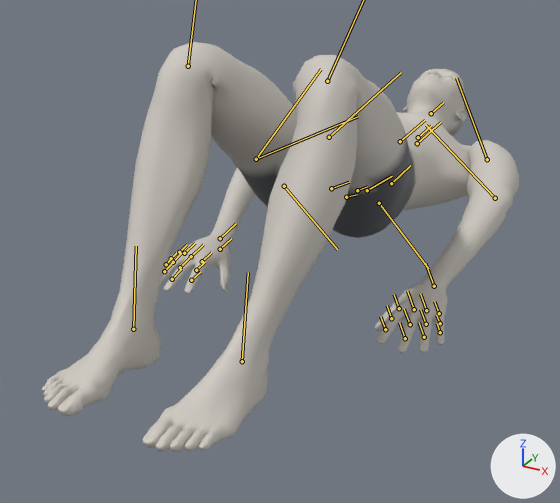
The glTF model exports/glute-bridge.glb, before and after one commit.
Before and after are seen from a 50 mm lens placed at (0.666, -1.434, 0.723), pointed at (-0.073, -0.091, 0.052). Arrows for +X, +Y and +Z are at lower right; the lights stay in place. The older version comes first. Both versions are drawn at frame 126 of the action 'glute-bridge'; the numbers are the values there. The bones that change, and the others that lie on the model, are drawn over the model as lines.
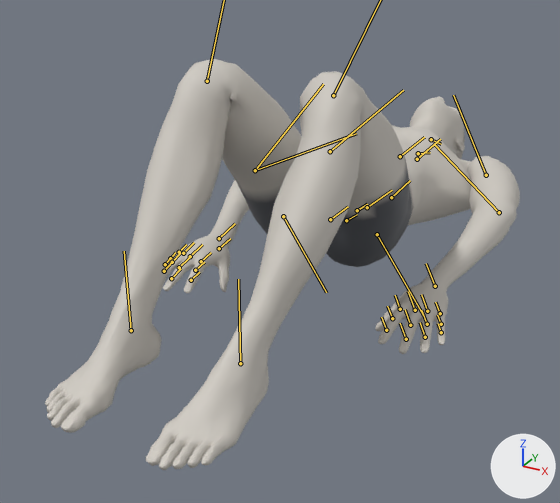
What differs and where, as boxes (x1, y1, x2, y2) in the pictures (560 x 503 px):
```json
{"object": "Mesh_0", "change": "posed", "before": [42, 42, 519, 452], "after": [45, 59, 520, 470]}
{"bone": "pelvis", "before": "(331, 188) to (349, 182)", "after": "(330, 219) to (348, 206)"}
{"bone": "spine_02", "before": "(357, 190) to (367, 186)", "after": "(357, 210) to (367, 204)"}
{"bone": "spine_03", "before": "(367, 190) to (392, 176)", "after": "(367, 207) to (392, 190)"}
{"bone": "spine_04", "before": "(391, 183) to (410, 165)", "after": "(391, 197) to (410, 180)"}
{"bone": "upperarm_l", "before": "(487, 159) to (456, 78)", "after": "(486, 175) to (453, 95)"}
{"bone": "lowerarm_l", "before": "(495, 198) to (426, 125)", "after": "(499, 212) to (434, 144)"}
{"bone": "hand_l", "before": "(434, 286) to (425, 263)", "after": "(435, 286) to (426, 263)"}
{"bone": "upperarm_r", "before": "(329, 137) to (401, 72)", "after": "(330, 151) to (403, 90)"}
{"bone": "lowerarm_r", "before": "(256, 159) to (358, 116)", "after": "(255, 170) to (356, 133)"}
{"bone": "hand_r", "before": "(220, 238) to (236, 223)", "after": "(219, 238) to (235, 223)"}
{"bone": "neck_01", "before": "(418, 137) to (431, 125)", "after": "(418, 153) to (430, 152)"}
{"bone": "head", "before": "(431, 113) to (443, 102)", "after": "(431, 139) to (441, 144)"}
{"bone": "thigh_l", "before": "(379, 203) to (428, 268)", "after": "(377, 234) to (423, 315)"}
{"bone": "foot_l", "before": "(242, 361) to (248, 272)", "after": "(240, 363) to (238, 279)"}
{"bone": "thigh_r", "before": "(284, 186) to (337, 249)", "after": "(283, 216) to (326, 292)"}
{"bone": "foot_r", "before": "(133, 329) to (136, 246)", "after": "(131, 330) to (124, 251)"}
```

The change, as JSON lines over the scene's bpy script:
```json
{"block": "bone_pelvis", "where": "bone_pelvis = bpy.data.objects['Body'].pose.bones['pelvis']  # child of 'Root'"}
{"op": "set", "path": "bone_pelvis.location", "old": "(-0.012, -0.801, 0.0)", "new": "(-0.01, -0.872, 0.0)"}
{"op": "set", "path": "bone_pelvis.rotation_quaternion", "old": "(0.659, 0.0, 0.0, 0.752)", "new": "(0.708, 0.0, 0.0, 0.706)", "note": "degrees (0, 0, 98) -> degrees (0, 0, 90)"}
{"block": "bone_spine_02", "where": "bone_spine_02 = bpy.data.objects['Body'].pose.bones['spine_02']  # child of 'spine_01'"}
{"op": "set", "path": "bone_spine_02.rotation_quaternion", "old": "(0.999, 0.0, 0.0, -0.037)", "new": "(1.0, 0.0, 0.0, -0.01)", "note": "degrees (0, 0, -4) -> degrees (0, 0, -1)"}
{"block": "bone_spine_03", "where": "bone_spine_03 = bpy.data.objects['Body'].pose.bones['spine_03']  # child of 'spine_02'"}
{"op": "set", "path": "bone_spine_03.rotation_quaternion", "old": "(0.999, 0.0, 0.0, -0.037)", "new": "(1.0, 0.0, 0.0, -0.01)", "note": "degrees (0, 0, -4) -> degrees (0, 0, -1)"}
{"block": "bone_spine_04", "where": "bone_spine_04 = bpy.data.objects['Body'].pose.bones['spine_04']  # child of 'spine_03'"}
{"op": "set", "path": "bone_spine_04.rotation_quaternion", "old": "(0.997, 0.0, 0.0, -0.072)", "new": "(0.999, 0.0, 0.0, -0.034)", "note": "degrees (0, 0, -8) -> degrees (0, 0, -4)"}
{"block": "bone_upperarm_l", "where": "bone_upperarm_l = bpy.data.objects['Body'].pose.bones['upperarm_l']  # child of 'clavicle_l'"}
{"op": "set", "path": "bone_upperarm_l.rotation_quaternion", "old": "(0.514, -0.09, -0.741, -0.421)", "new": "(0.513, -0.085, -0.733, -0.439)", "note": "degrees (-78, -123, 33) -> degrees (-81, -124, 35)"}
{"block": "bone_lowerarm_l", "where": "bone_lowerarm_l = bpy.data.objects['Body'].pose.bones['lowerarm_l']  # child of 'upperarm_l'"}
{"op": "set", "path": "bone_lowerarm_l.rotation_quaternion", "old": "(-0.982, -0.02, 0.071, 0.173)", "new": "(-0.984, -0.075, 0.044, 0.156)", "note": "degrees (4, -8, -20) -> degrees (9, -4, -18)"}
{"block": "bone_hand_l", "where": "bone_hand_l = bpy.data.objects['Body'].pose.bones['hand_l']  # child of 'lowerarm_l'"}
{"op": "set", "path": "bone_hand_l.rotation_quaternion", "old": "(-0.897, 0.131, -0.407, -0.117)", "new": "(-0.91, 0.178, -0.363, -0.094)", "note": "degrees (-12, 49, 9) -> degrees (-21, 44, 3)"}
{"block": "bone_upperarm_r", "where": "bone_upperarm_r = bpy.data.objects['Body'].pose.bones['upperarm_r']  # child of 'clavicle_r'"}
{"op": "set", "path": "bone_upperarm_r.rotation_quaternion", "old": "(-0.514, -0.09, -0.741, 0.421)", "new": "(-0.513, -0.085, -0.733, 0.439)", "note": "degrees (78, 123, 33) -> degrees (81, 124, 35)"}
{"block": "bone_lowerarm_r", "where": "bone_lowerarm_r = bpy.data.objects['Body'].pose.bones['lowerarm_r']  # child of 'upperarm_r'"}
{"op": "set", "path": "bone_lowerarm_r.rotation_quaternion", "old": "(-0.982, 0.02, -0.071, 0.173)", "new": "(-0.984, 0.075, -0.044, 0.156)", "note": "degrees (-4, 8, -20) -> degrees (-9, 4, -18)"}
{"block": "bone_hand_r", "where": "bone_hand_r = bpy.data.objects['Body'].pose.bones['hand_r']  # child of 'lowerarm_r'"}
{"op": "set", "path": "bone_hand_r.rotation_quaternion", "old": "(-0.897, -0.131, 0.407, -0.117)", "new": "(-0.91, -0.178, 0.363, -0.094)", "note": "degrees (12, -49, 9) -> degrees (21, -44, 3)"}
{"block": "bone_neck_01", "where": "bone_neck_01 = bpy.data.objects['Body'].pose.bones['neck_01']  # child of 'spine_04'"}
{"op": "set", "path": "bone_neck_01.rotation_quaternion", "old": "(1.0, 0.0, 0.0, -0.004)", "new": "(0.991, 0.0, 0.0, 0.134)", "note": "degrees (0, 0, 0) -> degrees (0, 0, 15)"}
{"block": "bone_head", "where": "bone_head = bpy.data.objects['Body'].pose.bones['head']  # child of 'neck_01'"}
{"op": "set", "path": "bone_head.rotation_quaternion", "old": "(1.0, 0.0, 0.0, -0.002)", "new": "(0.998, 0.0, 0.0, 0.065)", "note": "degrees (0, 0, 0) -> degrees (0, 0, 7)"}
{"block": "bone_thigh_l", "where": "bone_thigh_l = bpy.data.objects['Body'].pose.bones['thigh_l']  # child of 'pelvis'"}
{"op": "set", "path": "bone_thigh_l.rotation_quaternion", "old": "(0.959, -0.017, -0.004, 0.282)", "new": "(0.912, -0.033, 0.001, 0.408)", "note": "degrees (-2, 0, 33) -> degrees (-3, 2, 48)"}
{"block": "bone_calf_l", "where": "bone_calf_l = bpy.data.objects['Body'].pose.bones['calf_l']  # child of 'thigh_l'"}
{"op": "set", "path": "bone_calf_l.rotation_quaternion", "old": "(0.65, -0.027, 0.097, -0.754)", "new": "(0.648, -0.012, 0.08, -0.758)", "note": "degrees (-10, 5, -99) -> degrees (-8, 5, -99)"}
{"block": "bone_foot_l", "where": "bone_foot_l = bpy.data.objects['Body'].pose.bones['foot_l']  # child of 'calf_l'"}
{"op": "set", "path": "bone_foot_l.rotation_quaternion", "old": "(0.977, 0.089, -0.024, -0.194)", "new": "(0.94, 0.072, 0.0, -0.333)", "note": "degrees (11, -1, -22) -> degrees (8, 3, -39)"}
{"block": "bone_thigh_r", "where": "bone_thigh_r = bpy.data.objects['Body'].pose.bones['thigh_r']  # child of 'pelvis'"}
{"op": "set", "path": "bone_thigh_r.rotation_quaternion", "old": "(0.959, 0.017, 0.004, 0.282)", "new": "(0.912, 0.033, -0.001, 0.408)", "note": "degrees (2, 0, 33) -> degrees (3, -2, 48)"}
{"block": "bone_calf_r", "where": "bone_calf_r = bpy.data.objects['Body'].pose.bones['calf_r']  # child of 'thigh_r'"}
{"op": "set", "path": "bone_calf_r.rotation_quaternion", "old": "(0.65, 0.027, -0.097, -0.754)", "new": "(0.648, 0.012, -0.08, -0.758)", "note": "degrees (10, -5, -99) -> degrees (8, -5, -99)"}
{"block": "bone_foot_r", "where": "bone_foot_r = bpy.data.objects['Body'].pose.bones['foot_r']  # child of 'calf_r'"}
{"op": "set", "path": "bone_foot_r.rotation_quaternion", "old": "(0.977, -0.089, 0.024, -0.194)", "new": "(0.94, -0.072, 0.0, -0.333)", "note": "degrees (-11, 1, -22) -> degrees (-8, -3, -39)"}
```
